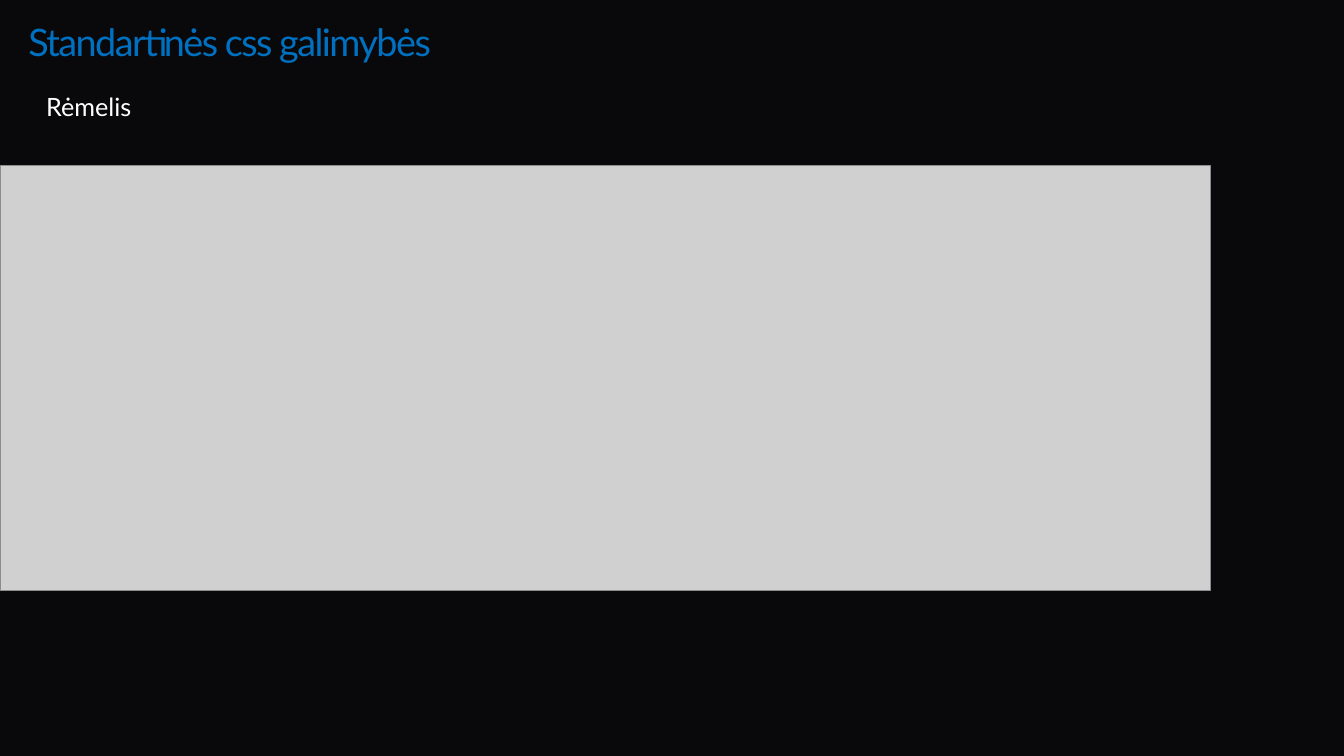
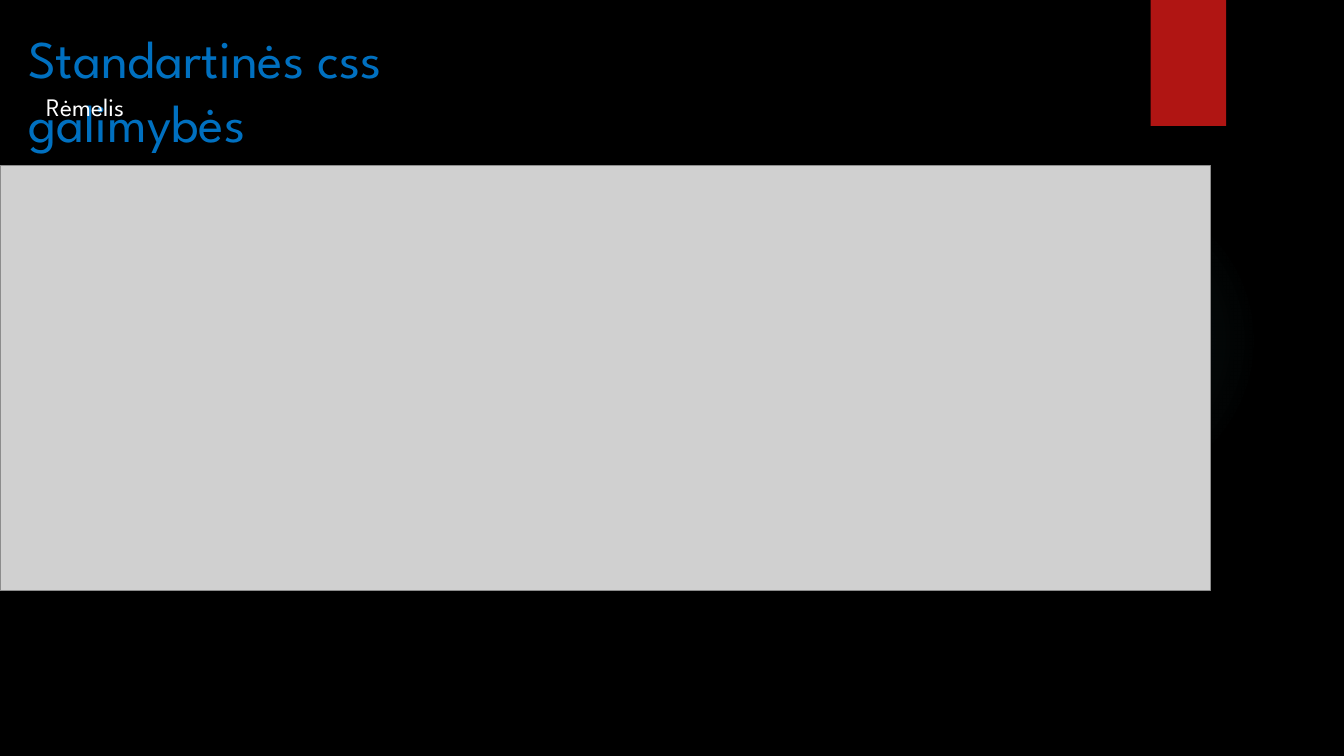
Before and after one commit to EngineeringDreams/ziniatinklio-praktiniai, a slide deck: slide 8 of Žiniatinklio praktinis darbas/Antras Skyrius – Fonai ir Rėmeliai.pptx. Drawn at 1344x756 pixels with LibreOffice and Linux fonts; fonts in the diff are those of the drawing; grey boxes stand for pictures; background and template pictures are left out. Boxes give left, top, right and bottom in pixels: in the first picture for what was removed or moved away, otherwise in the second. Text is boxed around its words. In the diff, an @@ line names an element or a change of style, - is before the commit and + after.

```diff
--- a/Žiniatinklio praktinis darbas/Antras Skyrius – Fonai ir Rėmeliai.pptx
+++ b/Žiniatinklio praktinis darbas/Antras Skyrius – Fonai ir Rėmeliai.pptx
@@ background #09090C to picture (left out) @@
@@ title "Standartinės css galimybės" at [28,41,381,154]: size 27 to 37.8 pt, font Lato to League Spartan, letter spacing -1.1 to 0 pt; line spacing 0.85 to 1 @@
@@ rectangle added at [1150,0,1226,126], fill #B01513 @@
@@ text "Rėmelis" at [46,98,124,124]: font Lato to League Spartan @@
```
Also in this commit, not shown: 13 other slides changed, 1 other file.
